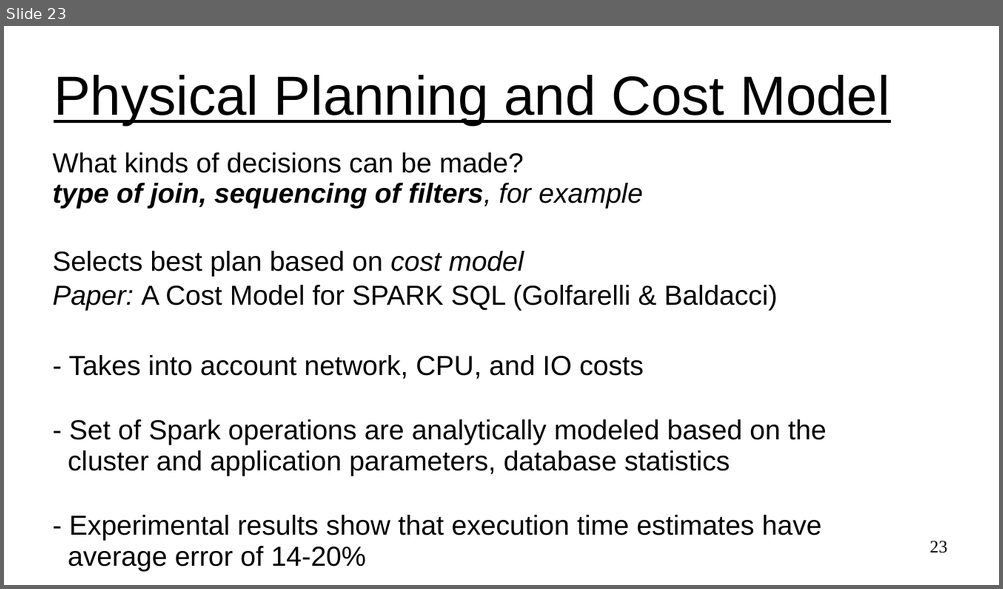
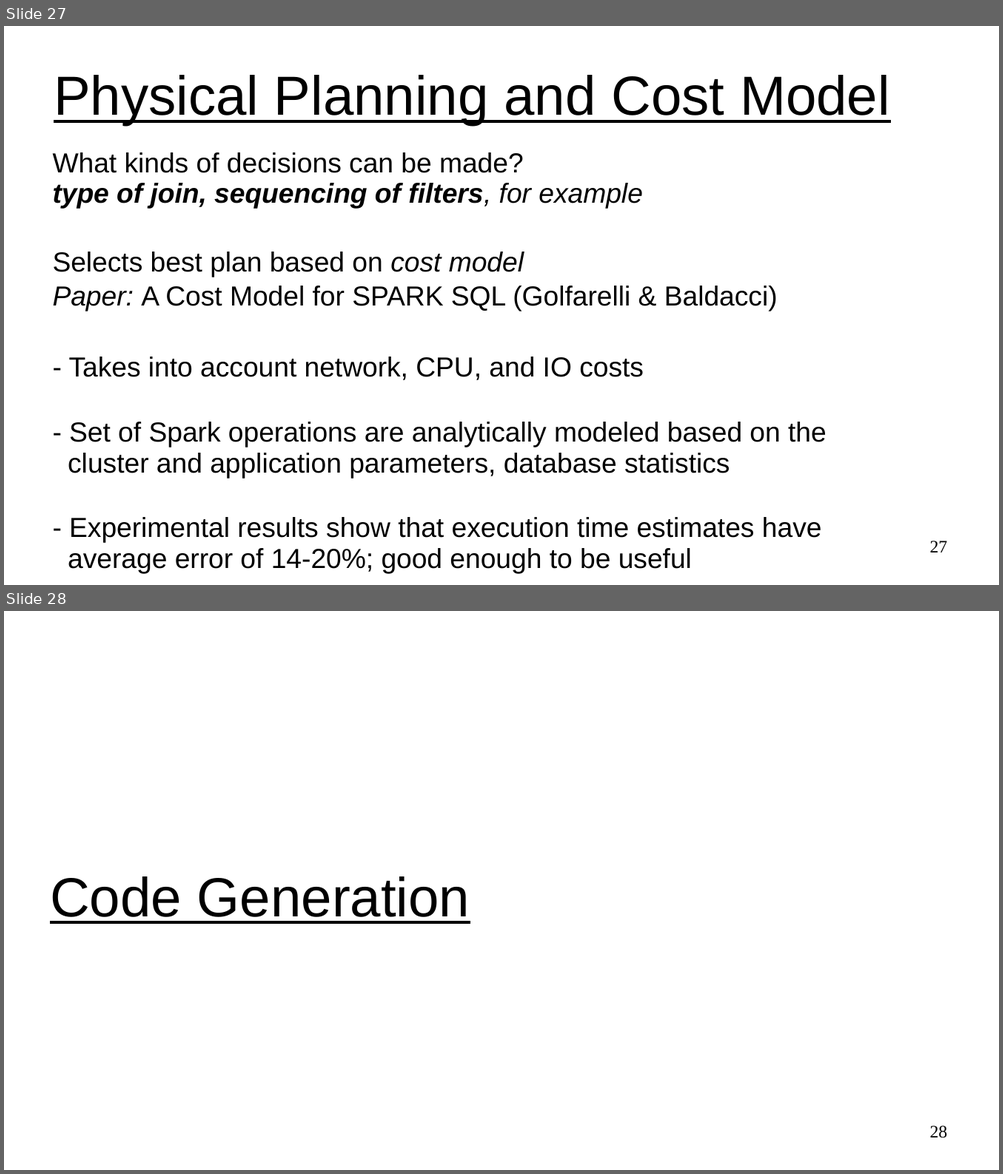
Before and after one commit to UVADS/distributed_computing, a slide deck: 03_dataframes_and_spark_sql/content_catalyst_optimizer/catalyst_optimizer_for_spark_sql.ppt. Shown one above the other, each under a label of ours: slide 23 before the commit, slides 27 and 28 after it. The pictures are 1003x589 and 1003x1174 pixels, drawn with LibreOffice and Linux fonts; fonts in the diff are those of the drawing. Boxes give left, top, right and bottom in pixels: in the first picture for what was removed or moved away, otherwise in the second. Text is boxed around its words. In the diff, an @@ line names an element or a change of style, - is before the commit and + after.

```diff
--- a/03_dataframes_and_spark_sql/content_catalyst_optimizer/catalyst_optimizer_for_spark_sql.ppt
+++ b/03_dataframes_and_spark_sql/content_catalyst_optimizer/catalyst_optimizer_for_spark_sql.ppt
@@ slide 28 added at [4, 611, 999, 1170], background #FFFFFF @@
@@ title added at [50, 877, 469, 924], 44 pt, text #000000, underline @@
+Code Generation
@@ page number added at [930, 1126, 948, 1139], 14 pt, text #000000 @@
+28
@@ what was slide 23 is now slide 27 @@
@@ slide 27 changed as well @@
@@ text at [68, 517, 822, 574]: text changed @@
-- Experimental results show that execution time estimates have
-average error of 14-20%
+- Experimental results show that execution time estimates have
+average error of 14-20%; good enough to be useful
@@ page number at [930, 541, 948, 553]: text changed @@
-23
+27
```
Also in this commit, not shown: 6 other slides changed, 7 other slides added, 3 slides removed.
